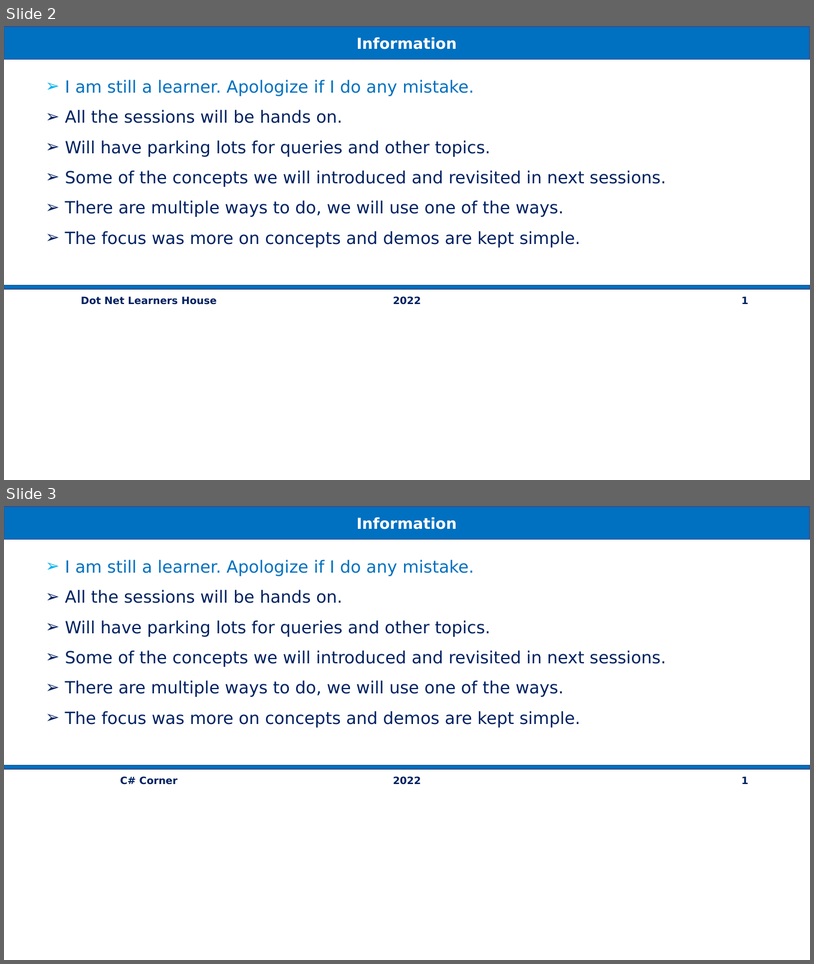
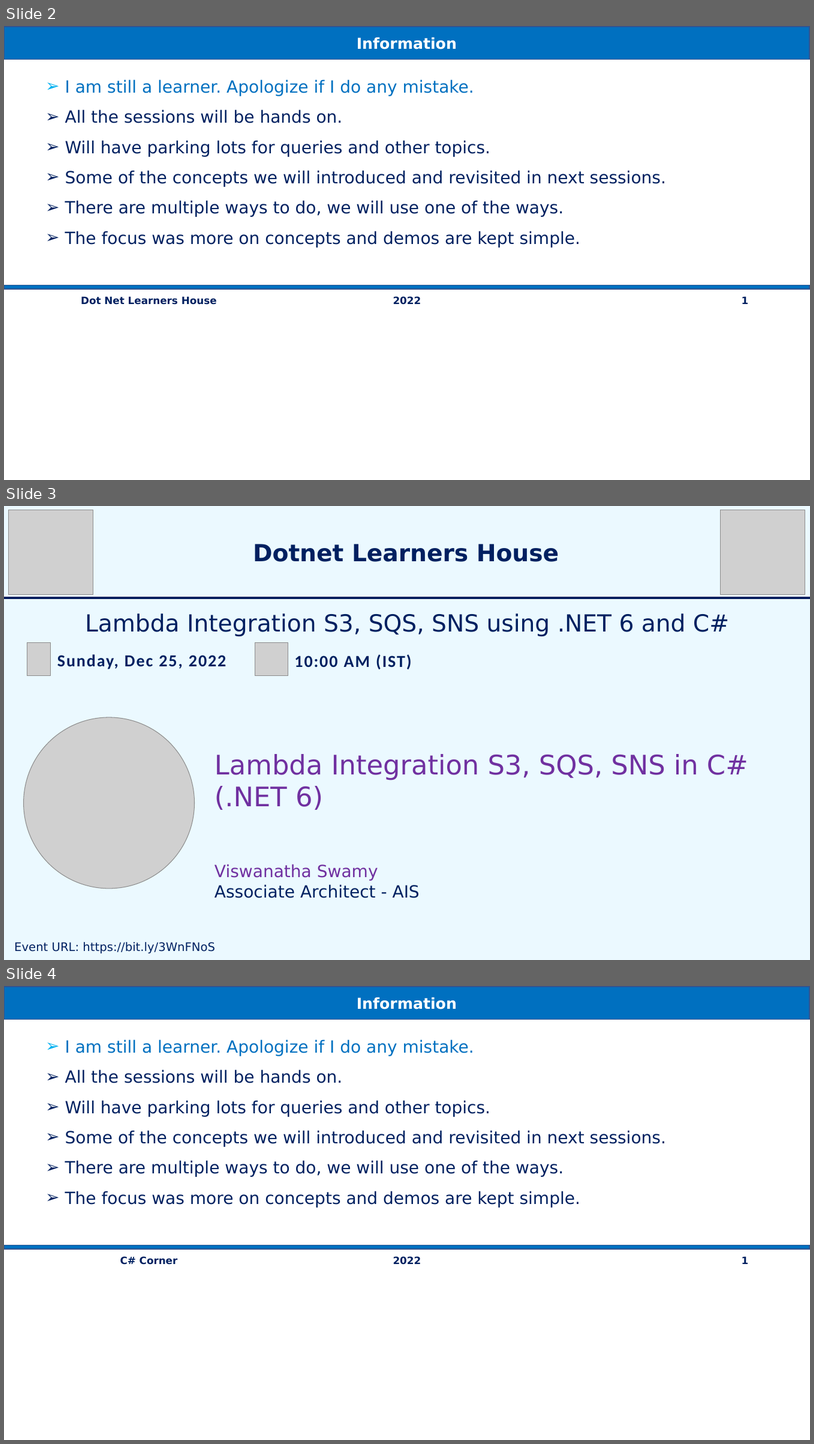
Before and after one commit to vishipayyallore/speaker-series-2022, a slide deck: TechTalk.pptx. Shown one above the other, each under a label of ours: slides 2 and 3 before the commit, slides 2, 3 and 4 after it. The pictures are 814x964 and 814x1444 pixels, drawn with LibreOffice and Linux fonts; fonts in the diff are those of the drawing; grey boxes stand for pictures. Boxes give left, top, right and bottom in pixels: in the first picture for what was removed or moved away, otherwise in the second. Text is boxed around its words. In the diff, an @@ line names an element or a change of style, - is before the commit and + after.

```diff
--- a/TechTalk.pptx
+++ b/TechTalk.pptx
@@ slide 3 added at [4,506,810,960], background #DDF6FF at 57% opacity @@
@@ picture added at [8,510,93,594] @@
@@ picture added at [721,510,806,594] @@
@@ text added at [253,544,559,562], 28 pt, text #002060, bold @@
+Dotnet Learners House
@@ rectangle added at [4,596,810,599], fill #002060, outline #FFFFFF 1 pt @@
@@ text added at [85,613,729,636], 28 pt, text #002060 @@
+Lambda Integration S3, SQS, SNS using .NET 6 and C#
@@ picture added at [27,643,51,675] @@
@@ picture added at [255,643,288,675] @@
@@ text added at [57,654,226,669], 20 pt, text #002060, bold @@
+Sunday, Dec 25, 2022
@@ text added at [294,654,411,669], 20 pt, text #002060, bold @@
+10:00 AM (IST)
@@ picture added at [23,717,195,888] @@
@@ text added at [215,754,749,898], 32 pt, text #7030A0 @@
+Lambda Integration S3, SQS, SNS in C# (.NET 6)
+Viswanatha Swamy
+Associate Architect - AIS
@@ text added at [14,942,215,953], 14 pt, text #002060 @@
+Event URL: https://bit.ly/3WnFNoS
@@ what was slide 3 is now slide 4 @@
```
Also in this commit, not shown: 1 other slide added, 27 other files.
